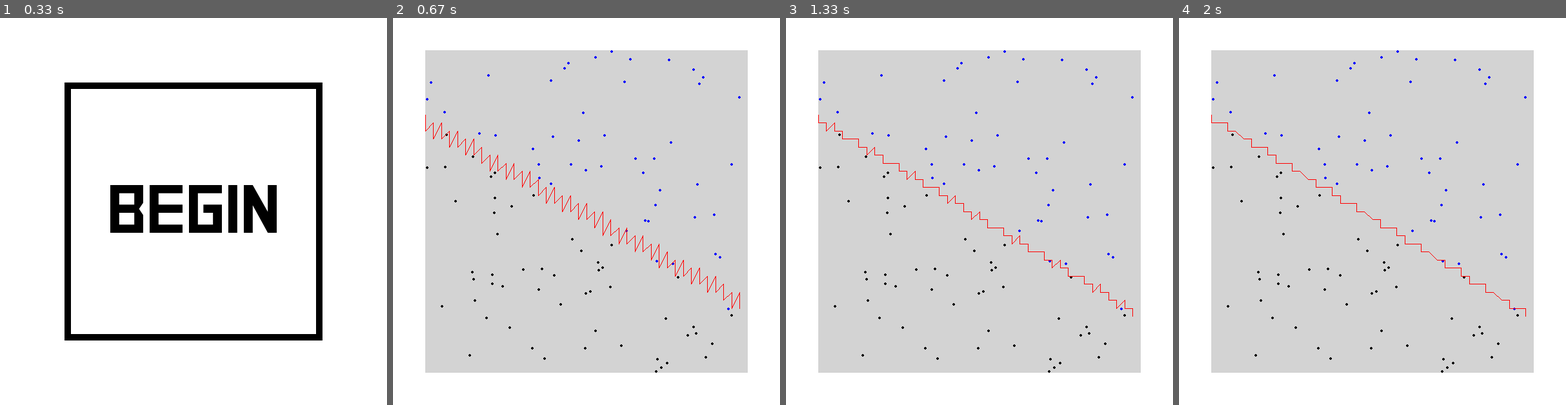
Above: before the commit, frames 1-4 (left to right).
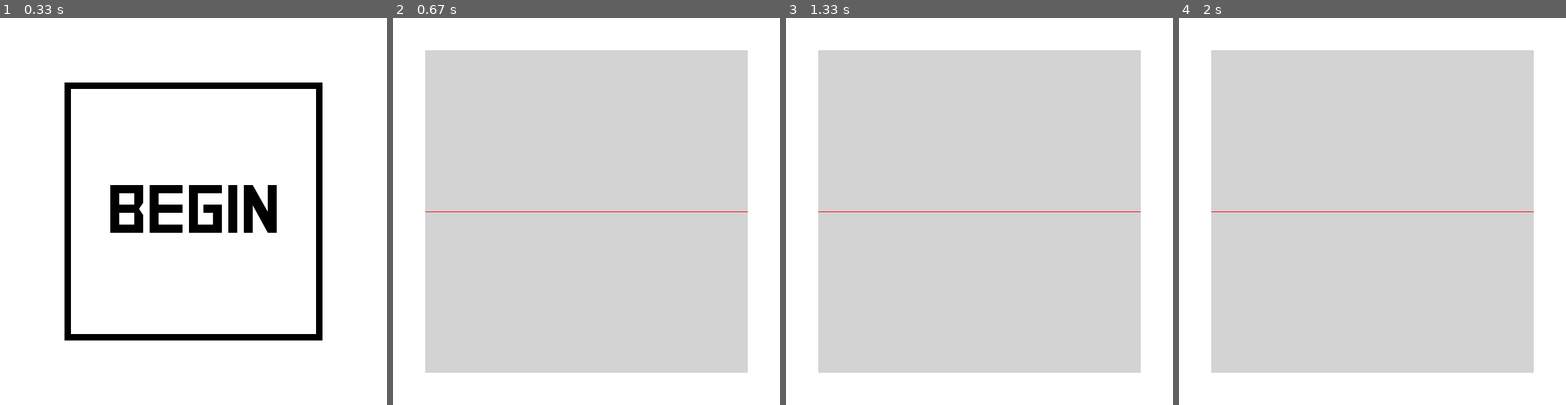
Above: after the commit, the same moments.

Repository: AndyyTaylor/Yr12Major
Game: pygame game, started from main.py
Same seed, same stepped clock (60 frames per second), same inputs: the game is played once before the commit and once after it.
Inputs (mouse positions are in pixels of both pictures, inside the frame that each line leads up to):
- Up to frame 1 (0.33 s): no input
- Up to frame 2 (0.67 s): click (586, 211) at 0.38 s
- Up to frame 3 (1.33 s): no input
- Up to frame 4 (2 s): no input

Frame 1 is identical in both runs. In frame 2, 0.9% of the frame differs, in the area x 8-92%, y 8-92%; in frame 3, 0.7%; in frame 4, 0.7%.

Commit message:
Trynna fix lin reg

Diff:
--- a/src/ml/agents/supervised/regression.py
+++ b/src/ml/agents/supervised/regression.py
@@ -1,7 +1,7 @@
 # Copyright 2017 Andy Taylor
 
+from math import e, log
 import numpy as np
-from math import e, log
 
 class Regression():
     def __init__(self, n_features, alpha=0.01):
@@ -25,32 +25,12 @@
     def fit(self, X, y, num_iters):
         pass
 
-    def vectorized_BGD(self, X, y, m):
-        pred = X.dot(self.params)
-        err = np.subtract(pred, y)
-
-        self.params = np.subtract(self.params, (self.alpha / m) * (X.T.dot(err)))
-
-    # Regression class ?
-    def mse(self, X, y):
-        prediction = X.dot(self.params)
-        err = np.subtract(prediction, y)
-        J = 1.0 / (2*len(y)) * np.sum(np.square(err))
-
-        return J
-
     def scale_features(self, X):
         if X.shape[0] > 1:
             self.stddev = X.std(0)
             self.mean = X.mean(0)
 
         return np.divide(np.subtract(X, self.mean), self.stddev)
-
-    def on_render(self, screen, plot):
-        plot.renderClassification(screen, self.render_func)
-
-    def render_func(self, x):
-        return self.params.T.dot(np.insert(self.scale_features(x.T).T, 0, 1, axis=0))
 
 class LogisticRegression(Regression):
     def fit(self, X, y, num_iters):
@@ -70,8 +50,30 @@
         # print(x)
         return self.params.T.dot(np.insert(self.scale_features(x.T).T, 0, 1, axis=0))
 
+    def on_render(self, screen, plot):
+        plot.renderClassification(screen, self.render_func)
+
 class LinearRegression(Regression):
 
     def fit(self, X, y, num_iters):
         for i in range(num_iters):
             self.vectorized_BGD(X, y, len(y))
+
+    def vectorized_BGD(self, X, y, m):
+        pred = X.dot(self.params)
+        err = np.subtract(pred, y)
+
+        self.params = np.subtract(self.params, (self.alpha / m) * (X.T.dot(err)))
+
+    def mse(self, X, y):
+        prediction = X.dot(self.params)
+        err = np.subtract(prediction, y)
+        J = 1.0 / (2*len(y)) * np.sum(np.square(err))
+
+        return J
+
+    def on_render(self, screen, plot):
+        plot.renderFunction(screen, self.render_func)
+
+    def render_func(self, x):
+        return self.params.T.dot(np.insert(self.scale_features(x.T).T, 0, 1, axis=0))
--- a/src/ml/environments/lineardataset/MainState.py
+++ b/src/ml/environments/lineardataset/MainState.py
@@ -29,7 +29,6 @@
             if y < self.y_range[1] and y > self.y_range[0]:
                 self.x[i] = x.T
                 self.y[i, 0] = y
-                print(y)
                 i += 1
 
 
--- a/src/ml/environments/supervised/envconfig.py
+++ b/src/ml/environments/supervised/envconfig.py
@@ -1,2 +1,2 @@
-m = 100
+m = 0
 n = 3
--- a/src/states/Simulation.py
+++ b/src/states/Simulation.py
@@ -1,9 +1,9 @@
 " Andy "
 from .AbstractState import State
 
-from ..ml.environments import ClassPlot as Environment
-# from ..ml.environments.lineardataset.MainState import MainState as Environment
-from ..ml.agents import LogisticRegression as Agent
+# from ..ml.environments import ClassPlot as Environment
+from ..ml.environments.lineardataset.MainState import MainState as Environment
+from ..ml.agents import LinearRegression as Agent
 from ..ml.environments.supervised import envconfig
 
 class Simulation(State):
--- a/src/ui/Plot.py
+++ b/src/ui/Plot.py
@@ -29,8 +29,10 @@
 
     def adjust(self, point):
         x, y = point
+
         x = (x - self.x_range[0]) * (self.w / (self.x_range[1] - self.x_range[0])) + self.x
         y = (y - self.y_range[0]) * (self.w / (self.y_range[1] - self.y_range[0])) + self.y
+        print(y)
         return int(x), int(y)
 
     def screen_to_coords(self, point):
@@ -47,6 +49,8 @@
             for i in range(self.n-1):
                 arr.append([xx**(i+1)])
 
+            # print(arr)
+            # print(func(np.array(arr)))
             new_point = self.adjust((xx, func(np.array(arr))))
 
             if prev_point:
